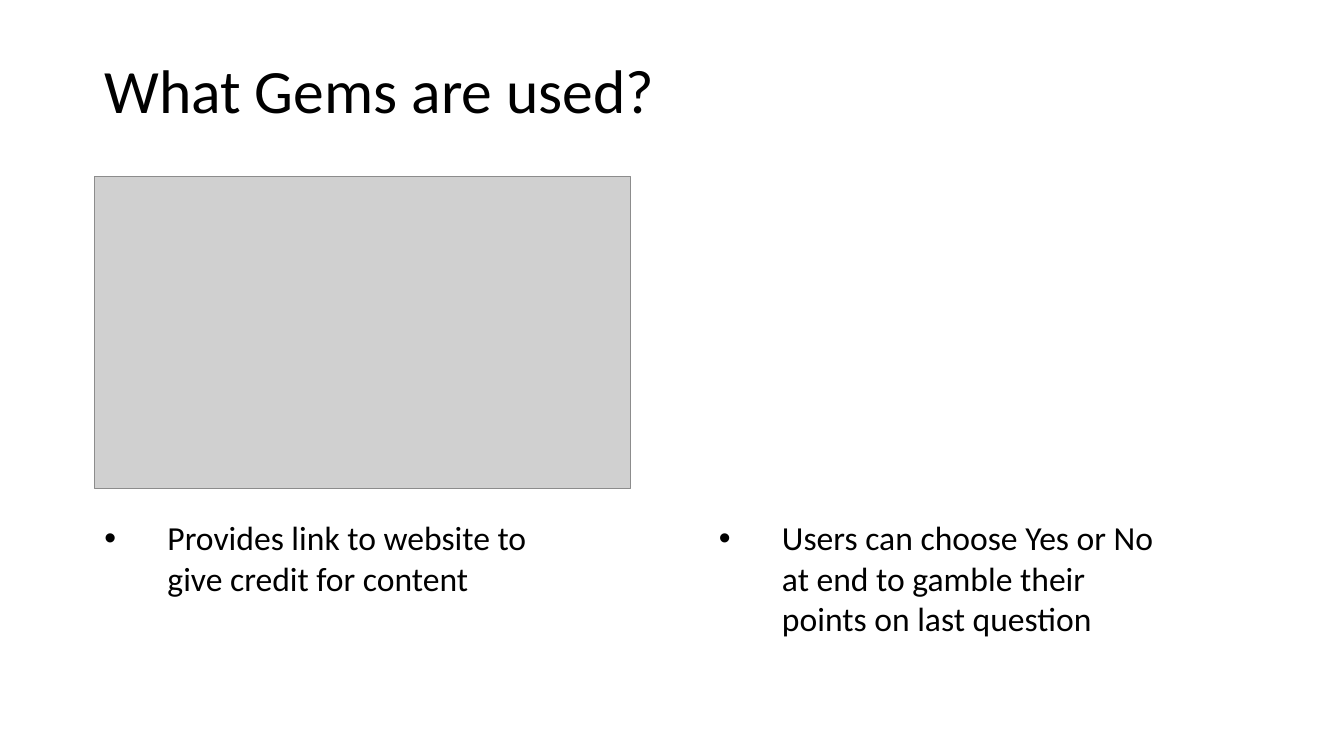
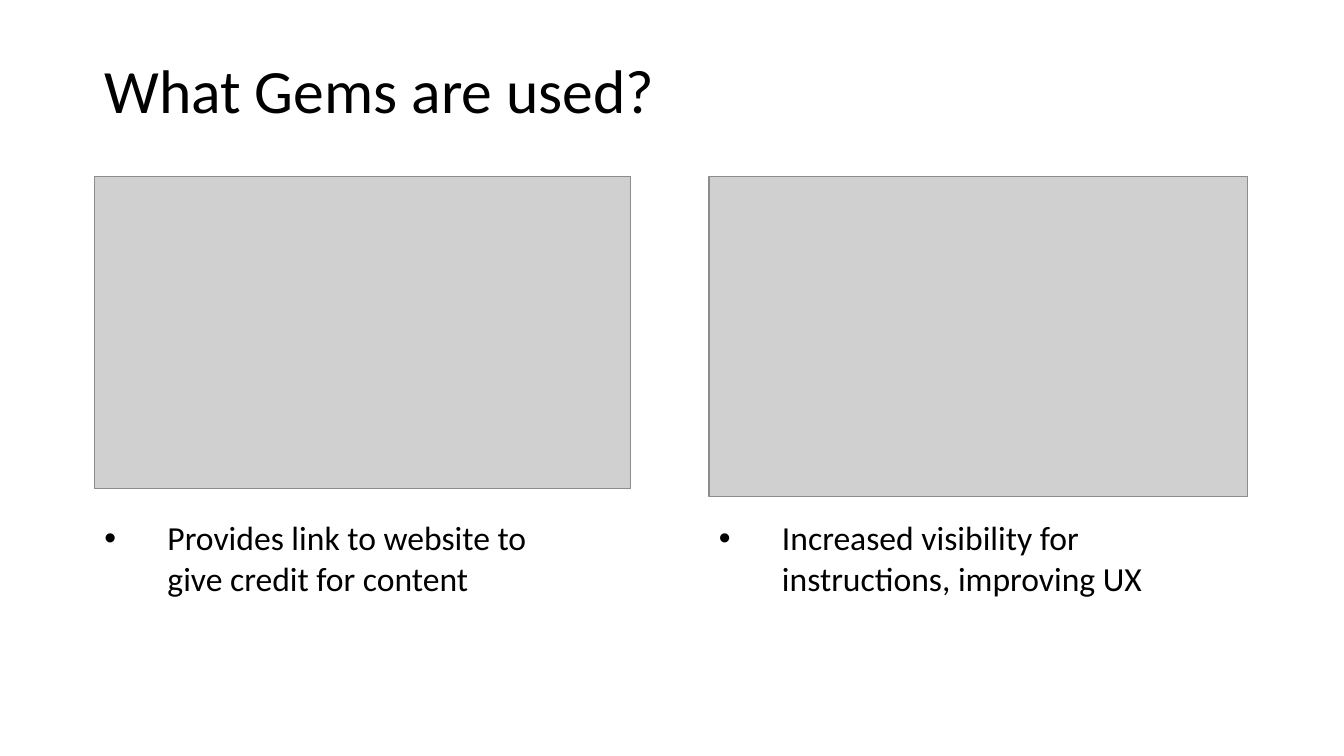
Before and after one commit to sarcah/Ruby-terminal-app, a slide deck: slide 8 of T1A3 presentation.pptx. Drawn at 1344x756 pixels with LibreOffice and Linux fonts; fonts in the diff are those of the drawing; grey boxes stand for pictures. Boxes give left, top, right and bottom in pixels: in the first picture for what was removed or moved away, otherwise in the second. Text is boxed around its words. In the diff, an @@ line names an element or a change of style, - is before the commit and + after.

```diff
--- a/T1A3 presentation.pptx
+++ b/T1A3 presentation.pptx
@@ picture added at <box>709,176,1248,497</box> @@
@@ text at <box>782,526,1142,597</box>: text changed @@
-• Users can choose Yes or No at end to gamble their points on last question
+• Increased visibility for instructions, improving UX
```
Also in this commit, not shown: 1 other file.
